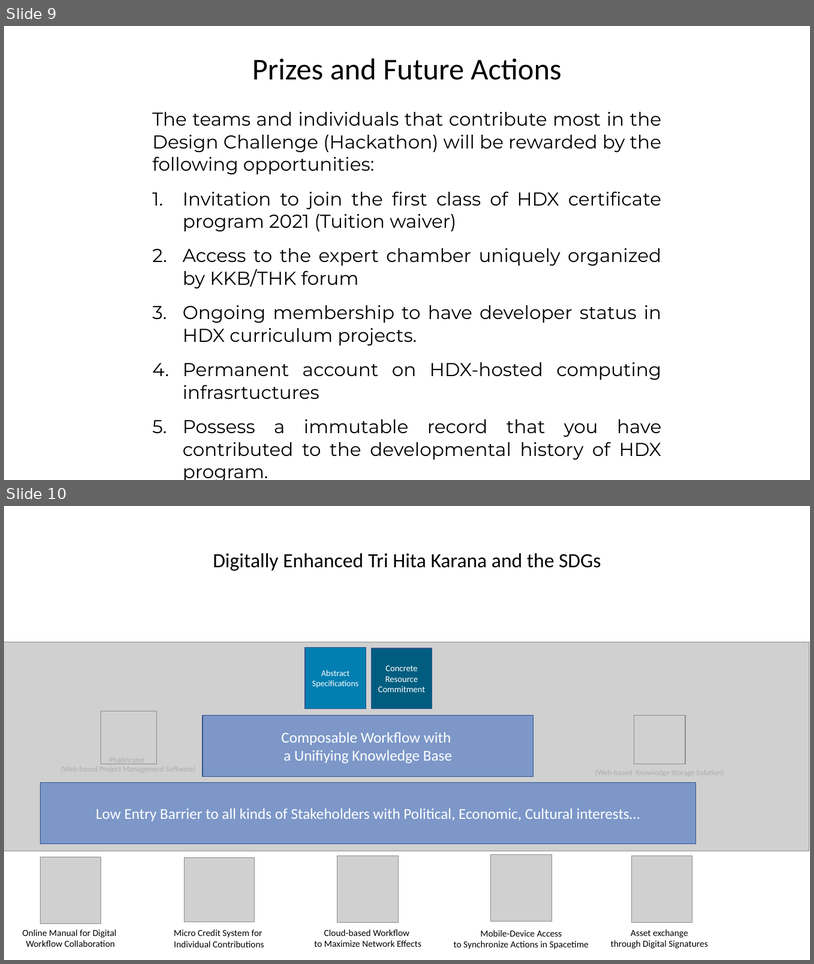
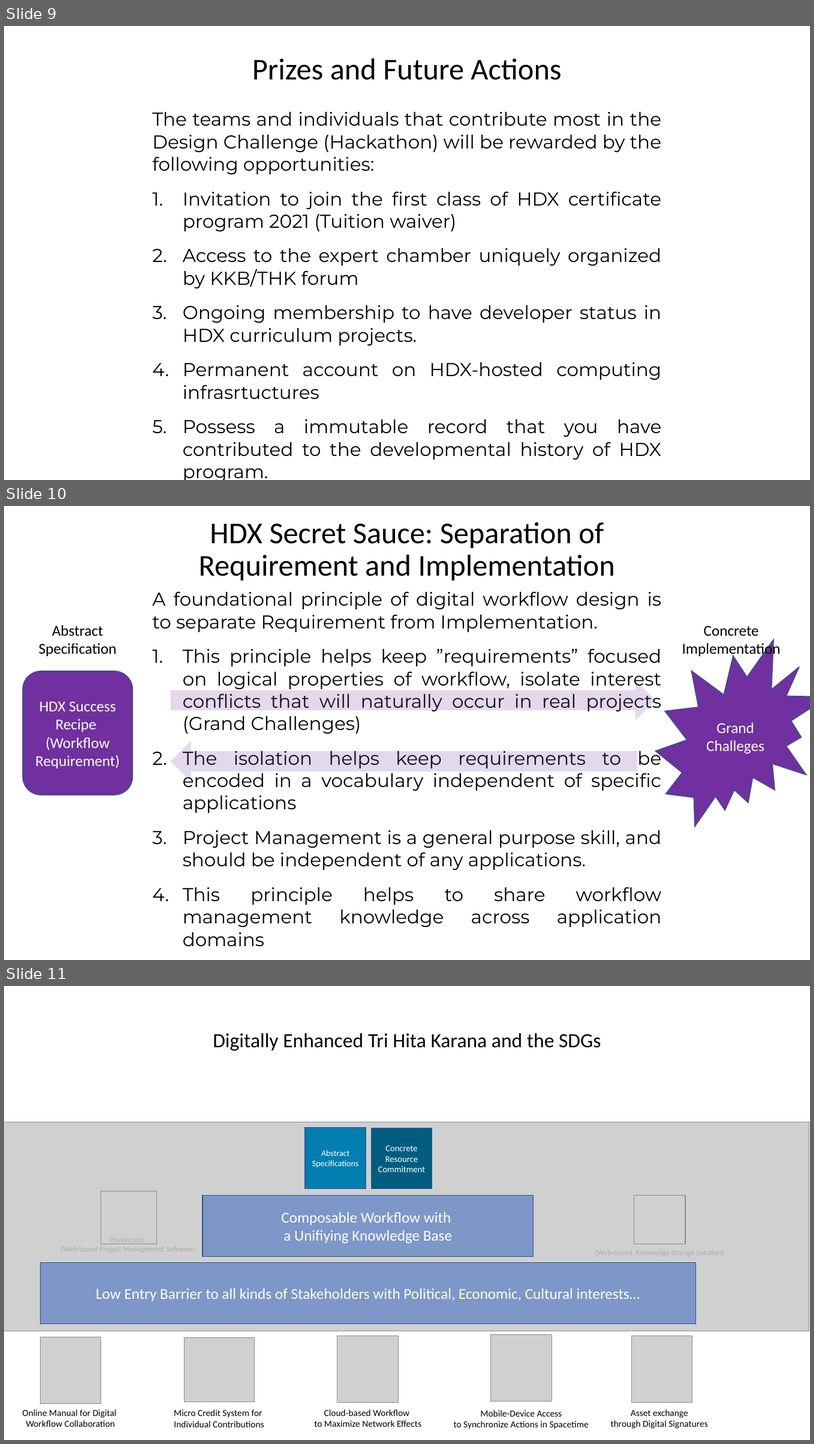
Before and after one commit to benkoo/HDX_Challenge_2021, a slide deck: docs/HDX_DesignChallenge.pptx. Shown one above the other, each under a label of ours: slides 9 and 10 before the commit, slides 9, 10 and 11 after it. The pictures are 814x964 and 814x1444 pixels, drawn with LibreOffice and Linux fonts; fonts in the diff are those of the drawing; grey boxes stand for pictures. Boxes give left, top, right and bottom in pixels: in the first picture for what was removed or moved away, otherwise in the second. Text is boxed around its words. In the diff, an @@ line names an element or a change of style, - is before the commit and + after.

Commit message:
Added the secret sauce slide

```diff
--- a/docs/HDX_DesignChallenge.pptx
+++ b/docs/HDX_DesignChallenge.pptx
@@ slide 10 added at [4, 506, 810, 960], background #FFFFFF @@
@@ title added at [199, 522, 615, 580], 36 pt, text #000000 @@
+HDX Secret Sauce: Separation of Requirement and Implementation
@@ text added at [152, 591, 662, 946], 22.2 pt, text #000000 @@
+A foundational principle of digital workflow design is to separate Requirement from Implementation.
+1. This principle helps keep ”requirements” focused on logical properties of workflow, isolate interest conflicts that will naturally occur in real projects (Grand Challenges)
+2. The isolation helps keep requirements to be encoded in a vocabulary independent of specific applications
+3. Project Management is a general purpose skill, and should be independent of any applications.
+4. This principle helps to share workflow management knowledge across application domains
+5. All future KKB projects should leverage a common digital workflow requirement
@@ text added at [39, 625, 117, 656], 18 pt, text #000000 @@
+Abstract
+Specification
@@ text added at [683, 625, 781, 658], 18 pt, text #000000 @@
+Concrete
+Implementation
@@ irregular seal added at [656, 639, 810, 826], fill #7030A0, outline #325491 1 pt, 18 pt, text #FFFFFF @@
+Grand Challeges
@@ rounded rectangle added at [23, 671, 133, 795], fill #7030A0, outline #325491 1 pt, 18 pt, text #FFFFFF @@
+HDX Success Recipe
+(Workflow Requirement)
@@ right arrow added at [171, 680, 656, 720], fill #7030A0 at 19% opacity @@
@@ left arrow added at [171, 741, 638, 781], fill #7030A0 at 19% opacity @@
@@ what was slide 10 is now slide 11 @@
```
